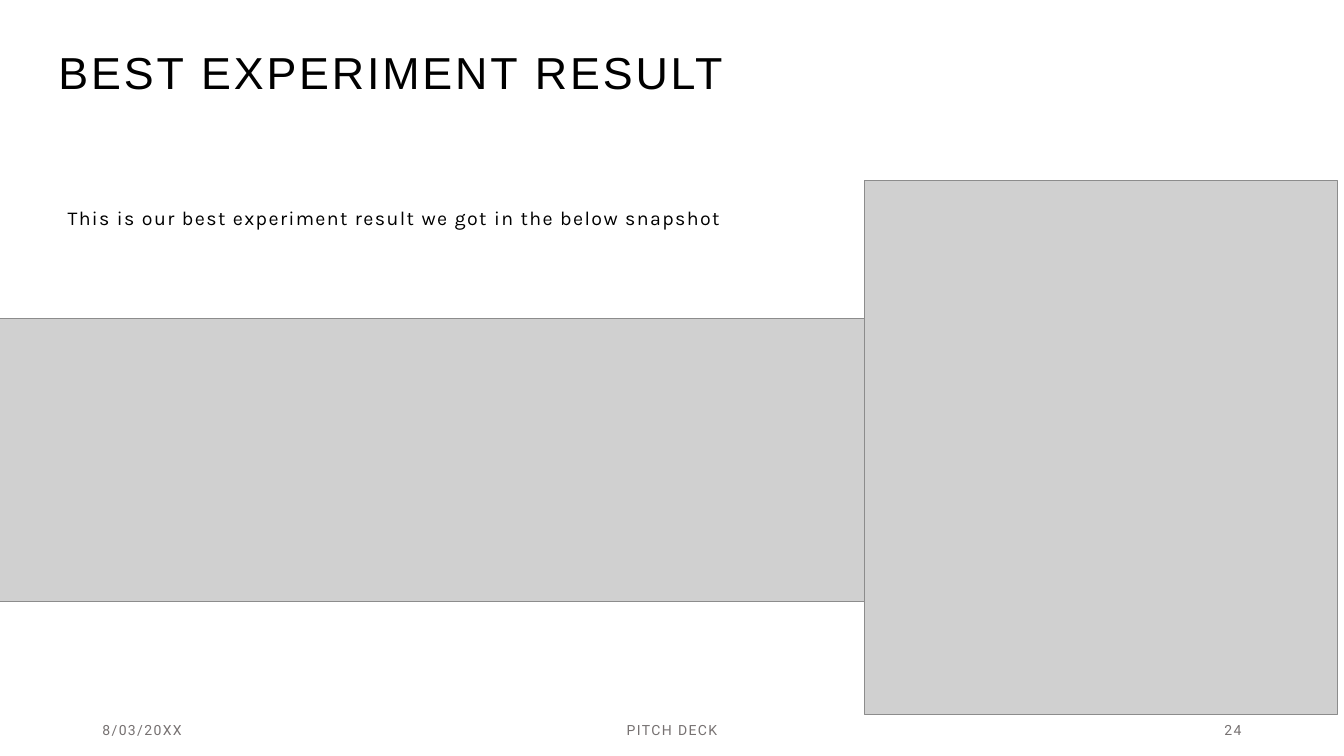
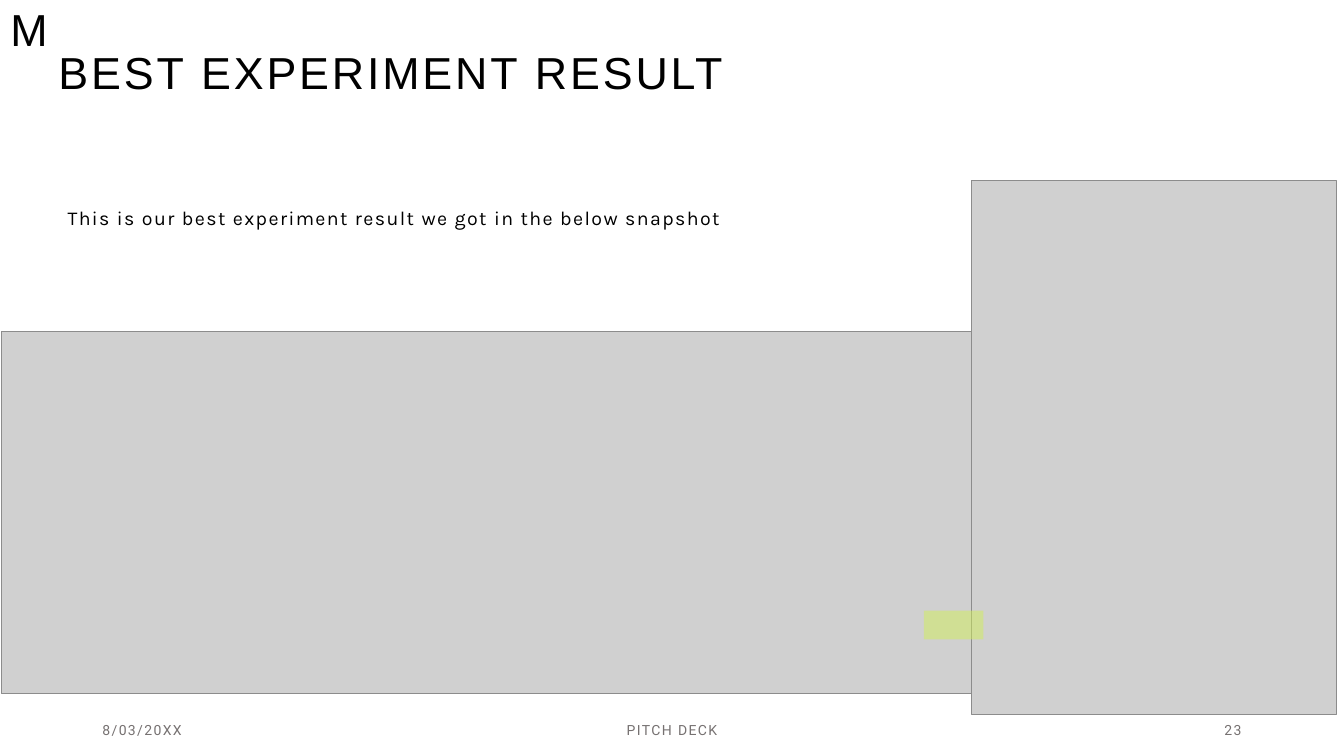
Before and after one commit to zeinabmohamed/MedicalChatbot, a slide deck: slide 23 of Docs/Chatbot with specific topic presentation.pptx (slide 24 before the commit). Drawn at 1344x756 pixels with LibreOffice and Linux fonts; fonts in the diff are those of the drawing; grey boxes stand for pictures. Boxes give left, top, right and bottom in pixels: in the first picture for what was removed or moved away, otherwise in the second. Text is boxed around its words. In the diff, an @@ line names an element or a change of style, - is before the commit and + after.

```diff
--- a/Docs/Chatbot with specific topic presentation.pptx
+++ b/Docs/Chatbot with specific topic presentation.pptx
@@ text added at (10, 15, 47, 46), 32 pt, text #000000 @@
+M
@@ picture: place and size @@
-picture at (864, 180, 1337, 714)
+picture at (972, 180, 1336, 714)
@@ picture: place and size @@
-picture at (0, 319, 1002, 602)
+picture at (1, 332, 983, 694)
@@ rectangle added at (925, 611, 984, 639), fill #D1EF59 at 50% opacity @@
@@ page number at (1224, 725, 1241, 735): text changed @@
-24
+23
```
Also in this commit, not shown: 19 other slides changed, 1 slide removed.
